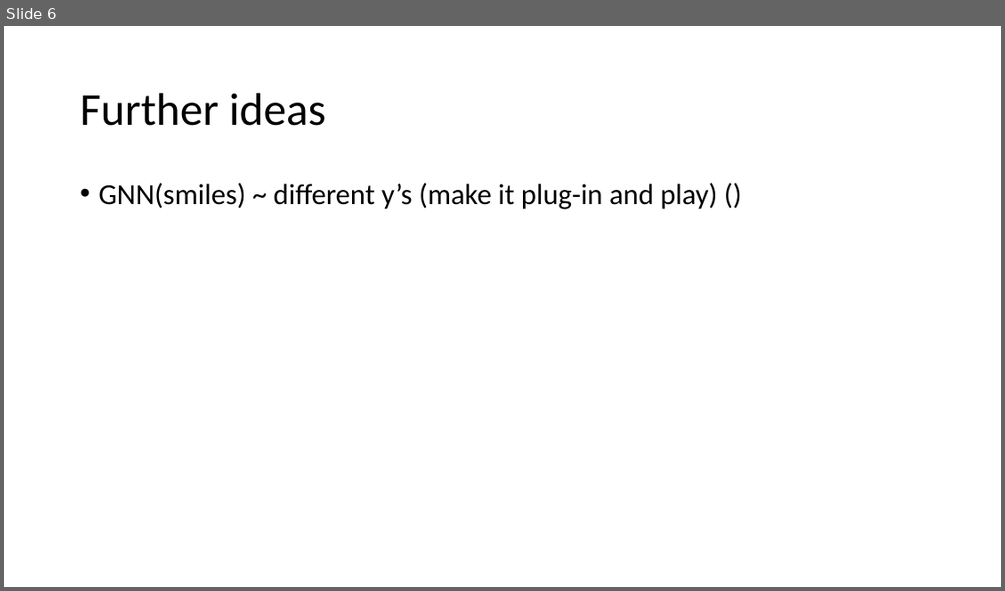
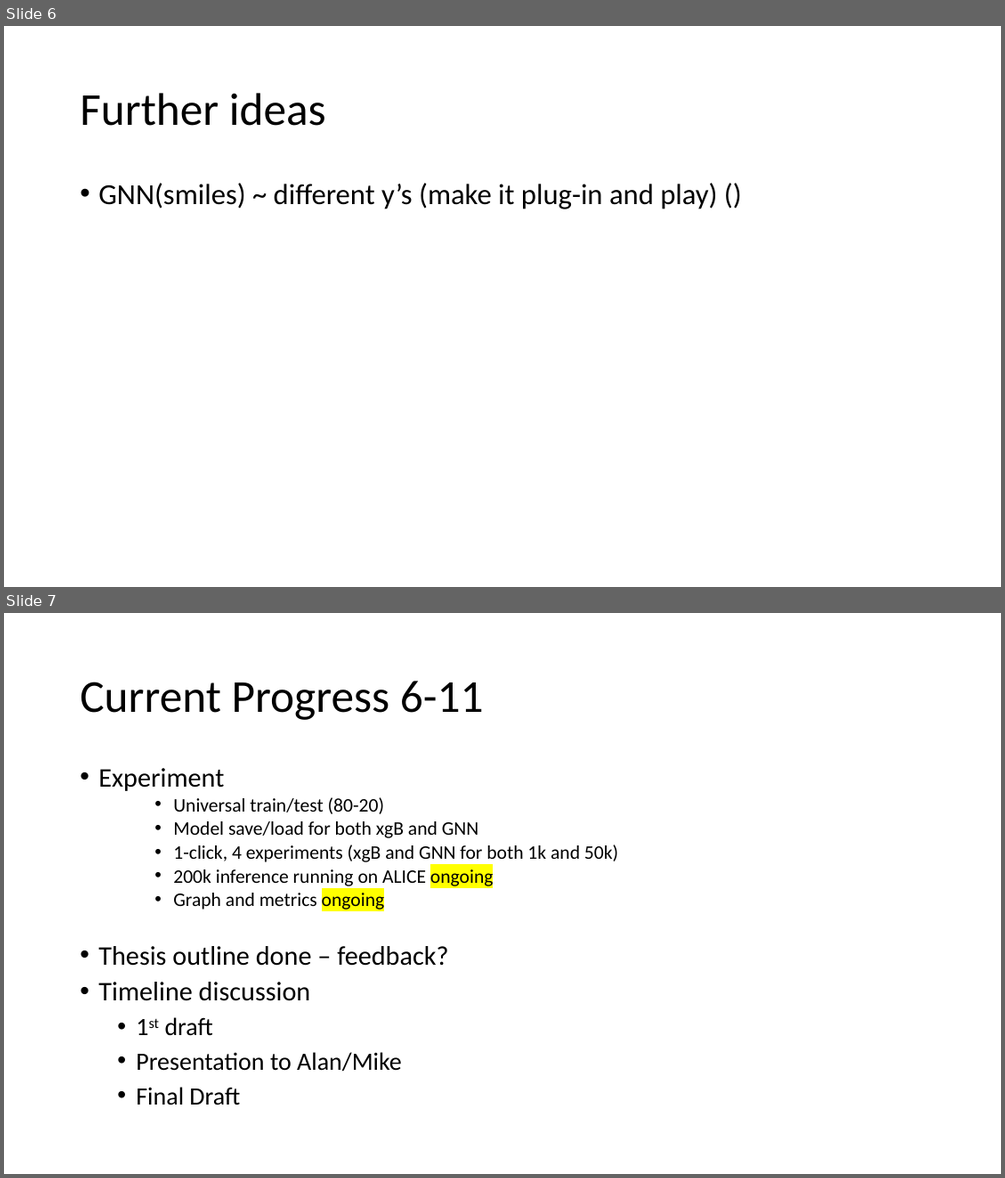
Before and after one commit to penguin9360/master_thesis, a slide deck: Thesis progress.pptx. Shown one above the other, each under a label of ours: slide 6 before the commit, slides 6 and 7 after it. The pictures are 1005x591 and 1005x1178 pixels, drawn with LibreOffice and Linux fonts; fonts in the diff are those of the drawing. Boxes give left, top, right and bottom in pixels: in the first picture for what was removed or moved away, otherwise in the second. Text is boxed around its words. In the diff, an @@ line names an element or a change of style, - is before the commit and + after.

Commit message:
checkpoint - pipeline fixed, 200k inference submitted to alice

```diff
--- a/Thesis progress.pptx
+++ b/Thesis progress.pptx
@@ slide 7 added at (x1=4, y1=613, x2=1001, y2=1174), background #FFFFFF @@
@@ title added at (x1=80, y1=681, x2=484, y2=720), 44 pt, text #000000 @@
+Current Progress 6-11
@@ text added at (x1=98, y1=768, x2=618, y2=1105), 18.5 pt, text #000000 @@
+• Experiment
+    • Universal train/test (80-20)
+    • Model save/load for both xgB and GNN
+    • 1-click, 4 experiments (xgB and GNN for both 1k and 50k)
+    • 200k inference running on ALICE ongoing
+    • Graph and metrics ongoing
+    • Thesis outline done – feedback?
+    • Timeline discussion
+      • 1st draft
+      • Presentation to Alan/Mike
+      • Final Draft
```
Also in this commit, not shown: 1 slide changed, 4 other files.
